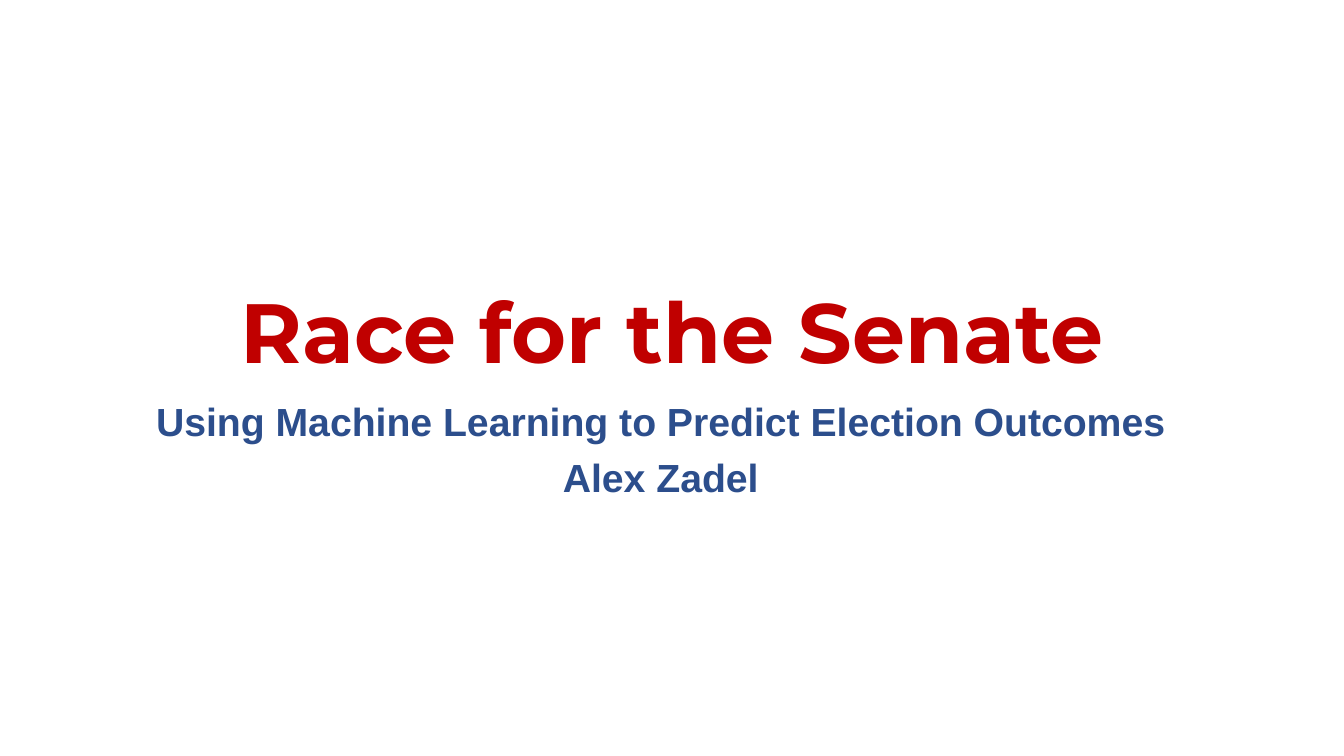
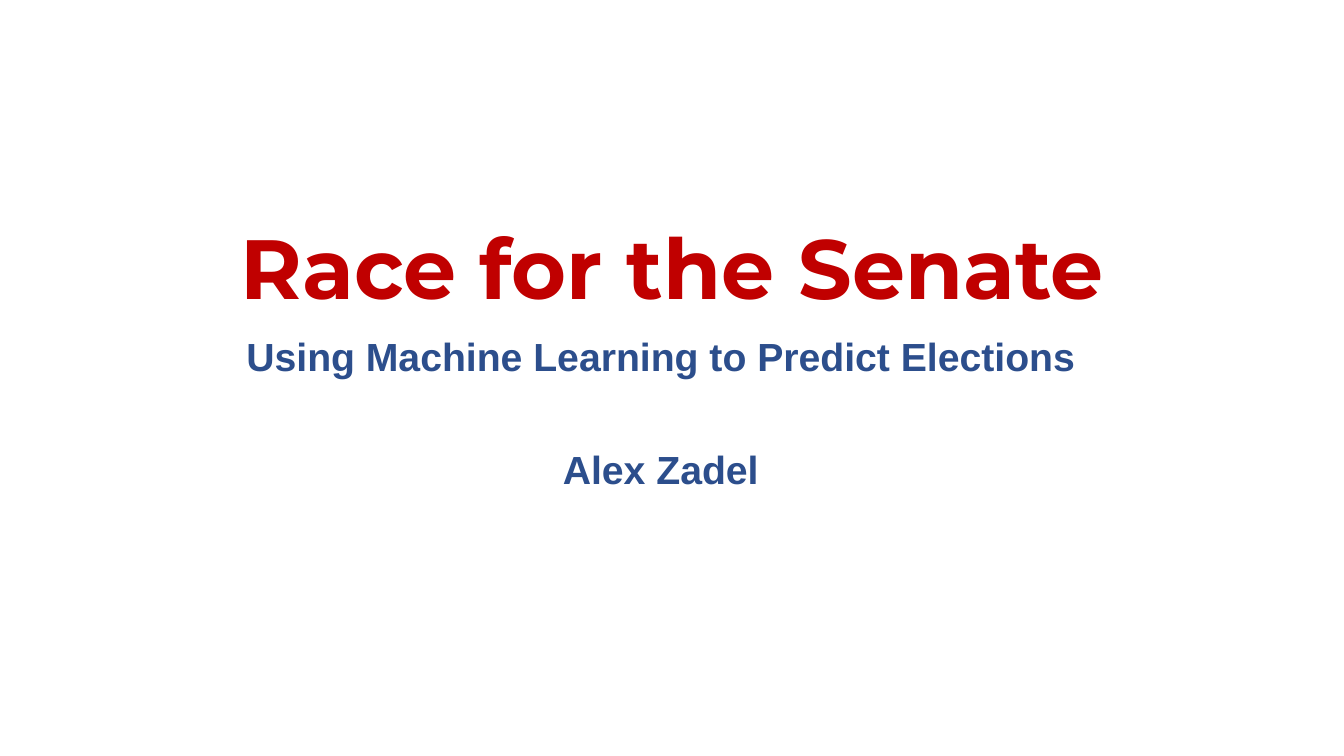
Before and after one commit to AlexZadel/capstone, a slide deck: slide 1 of presentation.pptx. Drawn at 1344x756 pixels with LibreOffice and Linux fonts; fonts in the diff are those of the drawing; background and template pictures are left out. Boxes give left, top, right and bottom in pixels: in the first picture for what was removed or moved away, otherwise in the second. Text is boxed around its words. In the diff, an @@ line names an element or a change of style, - is before the commit and + after.

```diff
--- a/presentation.pptx
+++ b/presentation.pptx
@@ title "Race for the Senate": place and size @@
-title "Race for the Senate" at [241,300,1104,364]
+title "Race for the Senate" at [241,236,1104,300]
@@ subtitle "Using Machine Learning to Predict ...": place and size @@
-subtitle "Using Machine Learning to Predict ..." at [156,407,1165,493]
+subtitle "Using Machine Learning to Predict ..." at [246,342,1075,485]
@@ subtitle at [246,342,1075,379]: text changed @@
-Using Machine Learning to Predict Election Outcomes
+Using Machine Learning to Predict Elections
```
Also in this commit, not shown: 13 other files.
